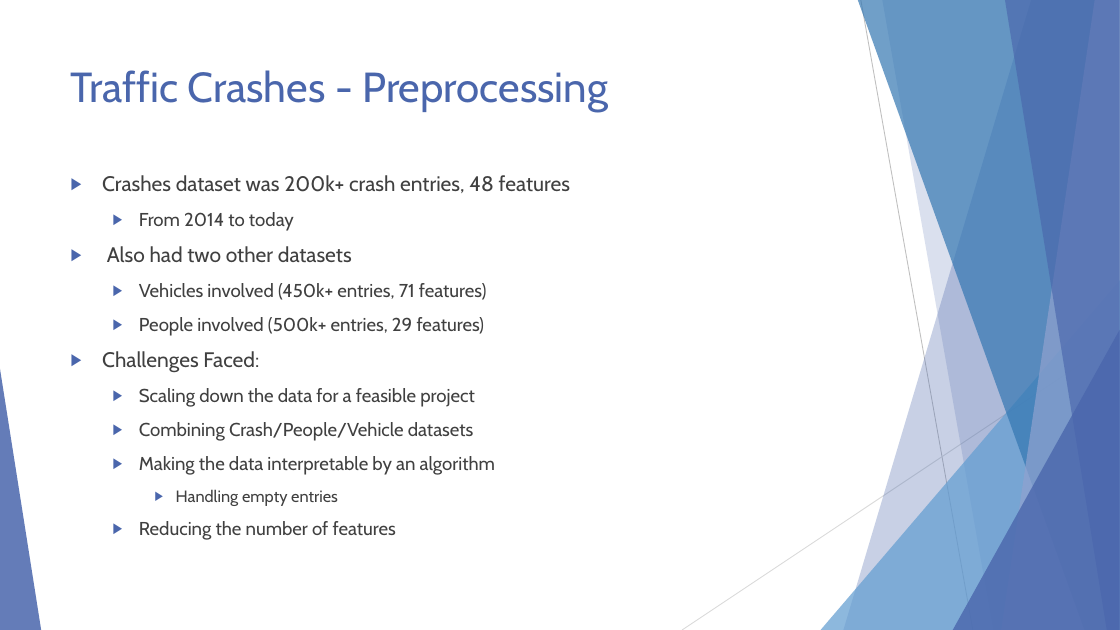
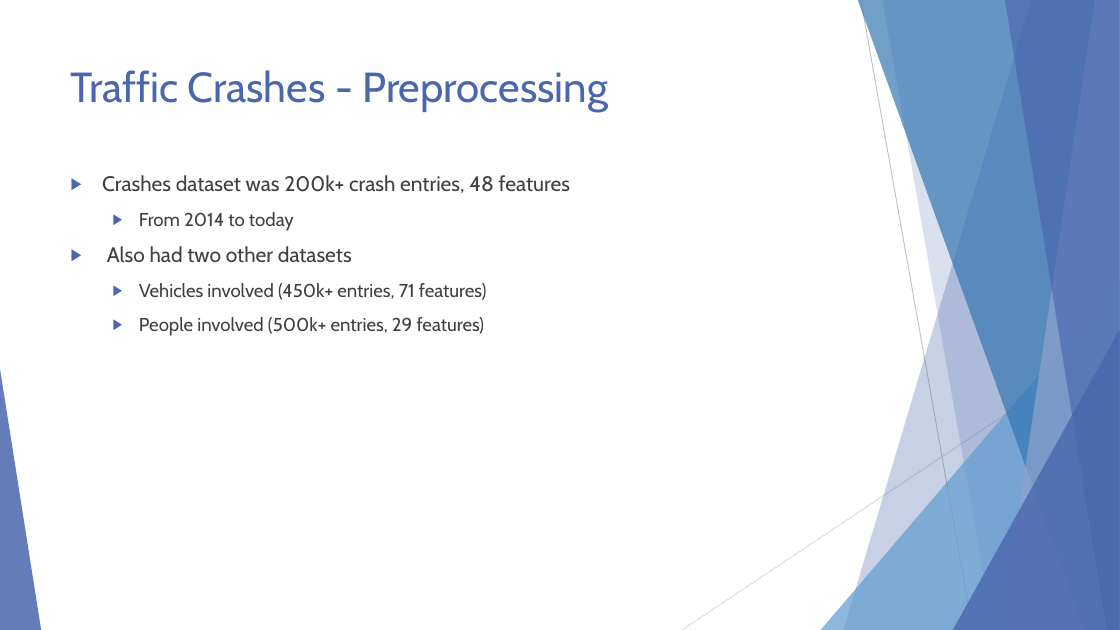
Before and after one commit to ndarwich/Crash-Analysis, a slide deck: slide 12 of Slides/An Investigation.pptx. Drawn at 1120x630 pixels with LibreOffice and Linux fonts; fonts in the diff are those of the drawing. Boxes give left, top, right and bottom in pixels: in the first picture for what was removed or moved away, otherwise in the second. Text is boxed around its words. In the diff, an @@ line names an element or a change of style, - is before the commit and + after.

```diff
--- a/Slides/An Investigation.pptx
+++ b/Slides/An Investigation.pptx
@@ text at [102, 351, 495, 540]: paragraphs removed @@
-▶ Challenges Faced:
-  ▶ Scaling down the data for a feasible project
-  ▶ Combining Crash/People/Vehicle datasets
-  ▶ Making the data interpretable by an algorithm
-    ▶ Handling empty entries
-  ▶ Reducing the number of features
```
Also in this commit, not shown: 1 other slide changed, 1 slide added.
